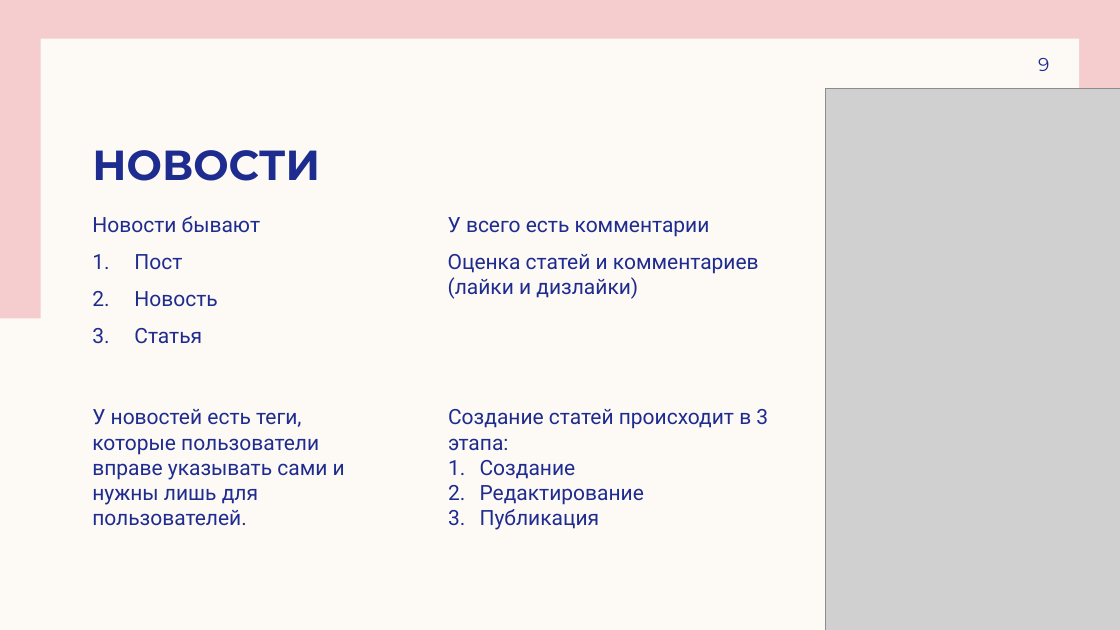
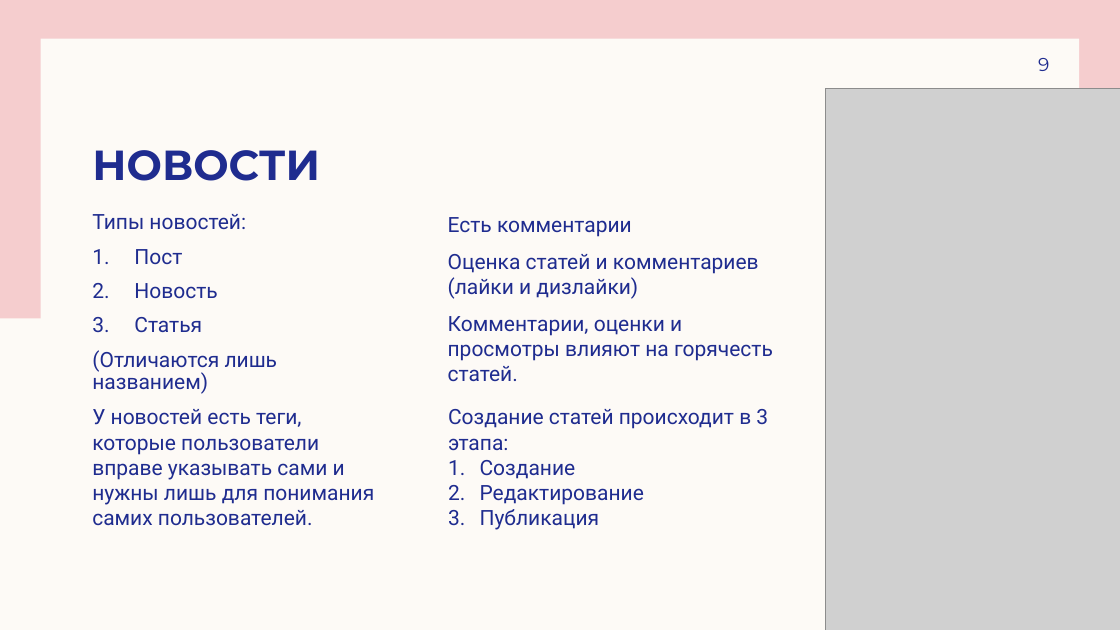
Before and after one commit to emerikko/news, a slide deck: slide 9 of Лицейский.pptx. Drawn at 1120x630 pixels with LibreOffice and Linux fonts; fonts in the diff are those of the drawing; grey boxes stand for pictures. Boxes give left, top, right and bottom in pixels: in the first picture for what was removed or moved away, otherwise in the second. Text is boxed around its words. In the diff, an @@ line names an element or a change of style, - is before the commit and + after.

```diff
--- a/Лицейский.pptx
+++ b/Лицейский.pptx
@@ text at bbox=[92, 214, 246, 230]: text changed @@
-Новости бывают
+Типы новостей:
@@ text at bbox=[448, 217, 632, 237]: text changed @@
-У всего есть комментарии
+Есть комментарии
@@ text at bbox=[134, 249, 217, 333]: line spacing 1 to 0.9 @@
@@ text at bbox=[448, 316, 773, 382]: paragraph added @@
+Комментарии, оценки и просмотры влияют на горячесть статей.
@@ text at bbox=[92, 350, 278, 394]: paragraph added @@
+(Отличаются лишь названием)
@@ text at bbox=[92, 409, 374, 526]: text changed @@
-У новостей есть теги, которые пользователи вправе указывать сами и нужны лишь для пользователей.
+У новостей есть теги, которые пользователи вправе указывать сами и нужны лишь для понимания самих пользователей.
```
Also in this commit, not shown: 7 other slides changed, 3 slides added, 3 slides removed, 1 other file.
